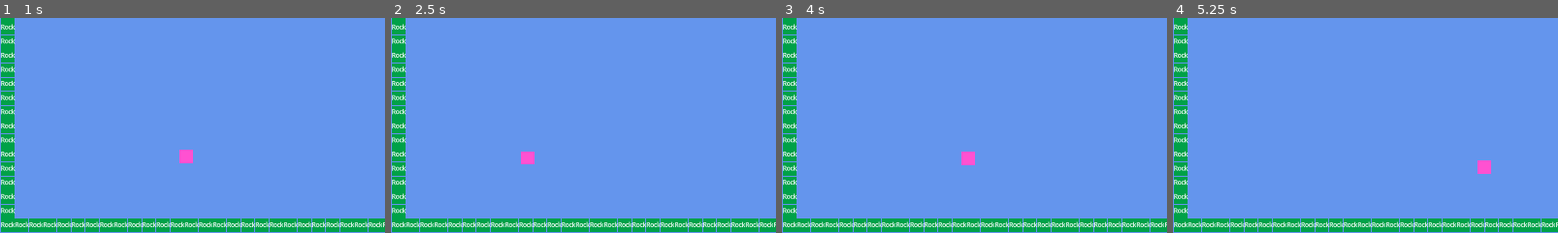
Above: before the commit, frames 1-4 (left to right).
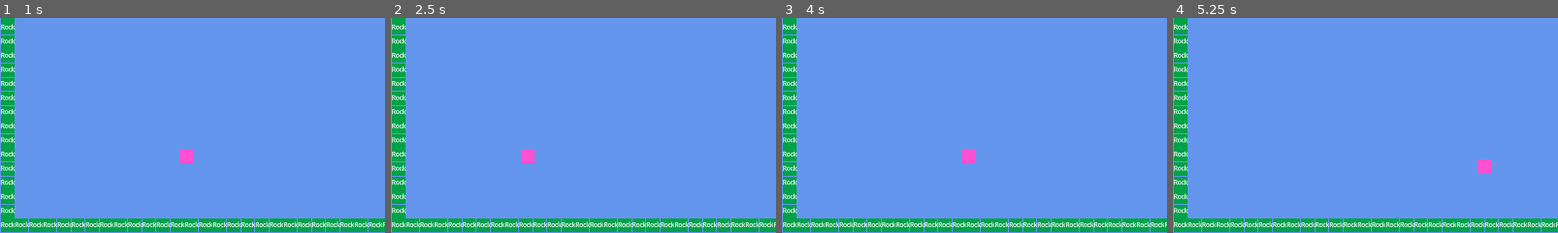
Above: after the commit, the same moments.

Repository: hpi-swa-lab/godot-pronto
Game: Godot game, scene res://prototypes/i2w1-terraria-gravity.tscn
Same seed, same stepped clock (60 frames per second), same inputs: the game is played once before the commit and once after it. The project has no main scene, so this scene is started directly.
Inputs (mouse positions are % of the whole screen's width and height, from its top left):
- Up to frame 1 (1 s): tap Enter (ui_accept) at 0.5, 0.77 s; move the mouse to (72, 44) at 0.52 s; hold Right (ui_right) from 0.53 s (still down); tap J at 0.6 s; click (72, 44) at 0.67 s
- Up to frame 2 (2.5 s): release Right (ui_right) at 1.25 s; drag from (30, 54) to (45, 70) at 1.27 s; tap Enter (ui_accept) at 2 s; move the mouse to (60, 27) at 2.02 s; hold Left (ui_left) from 2.03 s (still down); tap I at 2.1 s
- Up to frame 3 (4 s): release Left (ui_left) at 2.75 s; drag from (45, 70) to (20, 34) at 2.77 s; tap Enter (ui_accept) at 3.5, 3.77 s; move the mouse to (81, 65) at 3.52 s; hold Right (ui_right) from 3.53 s (still down); tap Tab at 3.6 s
- Up to frame 4 (5.25 s): release Right (ui_right) at 4.25 s; drag from (20, 34) to (35, 24) at 4.27 s; tap Enter (ui_accept) at 5 s; move the mouse to (55, 49) at 5.02 s; hold Right (ui_right) from 5.03 s (still down); tap J at 5.1 s; click (55, 49) at 5.17 s
The pictures show only the part of the screen within x 0-50%, y 50-100%; the shares and areas given below are measured in that part.

Frame 1 is identical in both runs. In frame 2, less than 0.1% of the frame differs, in the area x 33-38%, y 61-69%; in frame 3, less than 0.1%, in the area x 46-51%, y 61-69%; in frame 4, less than 0.1%.
Error before the commit: Parse Error: Expected end of statement after return statement, found ".." instead. (res://script-instances/1259480679.gd:5)

Commit message:
fix scene

Diff:
--- a/prototypes/i2w1-terraria-gravity.tscn
+++ b/prototypes/i2w1-terraria-gravity.tscn
@@ -1,29 +1,33 @@
-[gd_scene load_steps=11 format=3 uid="uid://cr0j2l321db0h"]
+[gd_scene load_steps=13 format=3 uid="uid://cr0j2l321db0h"]
 
 [ext_resource type="Script" path="res://addons/pronto/behaviors/Background.gd" id="1_pkw7y"]
 [ext_resource type="PackedScene" uid="uid://cmhx1qsp5lk13" path="res://prototypes/rock.tscn" id="2_ji8mk"]
 [ext_resource type="Script" path="res://addons/pronto/behaviors/Placeholder.gd" id="3_kcxei"]
 [ext_resource type="Script" path="res://addons/pronto/behaviors/PlatformerController.gd" id="4_7xx8l"]
 [ext_resource type="Script" path="res://addons/pronto/behaviors/State.gd" id="5_gcpat"]
+[ext_resource type="Script" path="res://addons/pronto/behaviors/Bind.gd" id="5_tvgu3"]
+[ext_resource type="Script" path="res://addons/pronto/helpers/SourceProp.gd" id="6_6ggmk"]
 [ext_resource type="Script" path="res://addons/pronto/helpers/Connection.gd" id="6_oc828"]
-[ext_resource type="Script" path="res://addons/pronto/behaviors/Clock.gd" id="7_hblxy"]
-[ext_resource type="Script" path="res://addons/pronto/behaviors/Watch.gd" id="8_nrtel"]
-
-[sub_resource type="Resource" id="Resource_culgm"]
+[ext_resource type="Script" path="res://addons/pronto/behaviors/Key.gd" id="7_fm8wo"]
+
+[sub_resource type="Resource" id="Resource_o3syl"]
+script = ExtResource("6_6ggmk")
+name = "gravity"
+from = NodePath("../../../State")
+prop = "gravity"
+
+[sub_resource type="Resource" id="Resource_bq3nv"]
+script = ExtResource("6_6ggmk")
+name = "gravity"
+from = NodePath("../../State")
+prop = "gravity"
+
+[sub_resource type="Resource" id="Resource_813yl"]
 script = ExtResource("6_oc828")
-signal_name = "changed"
-to = NodePath("../Player/PlatformerController")
-invoke = "@gravity_setter"
-arguments = ["return value"]
-only_if = "return prop == \"gravity_force\""
-expression = ""
-
-[sub_resource type="Resource" id="Resource_1m7bs"]
-script = ExtResource("6_oc828")
-signal_name = "elapsed"
+signal_name = "pressed"
 to = NodePath("../State")
 invoke = "put"
-arguments = ["return \"gravity_force\"", "return to.at(\"gravity_force\") + 10"]
+arguments = ["return \"gravity\"", "return to.at(\"gravity\") * -1.0"]
 only_if = "return true"
 expression = ""
 
@@ -534,21 +538,30 @@
 color = Color(1, 0.317647, 0.819608, 1)
 
 [node name="PlatformerController" type="Node2D" parent="Player"]
-position = Vector2(-21, 0)
+position = Vector2(26, 1)
 script = ExtResource("4_7xx8l")
+
+[node name="Bind" type="Node2D" parent="Player/PlatformerController"]
+position = Vector2(62, 1)
+script = ExtResource("5_tvgu3")
+from = Array[ExtResource("6_6ggmk")]([SubResource("Resource_o3syl")])
+to_prop = "gravity"
+convert = "return gravity"
+
+[node name="Bind" type="Node2D" parent="Player"]
+script = ExtResource("5_tvgu3")
+from = Array[ExtResource("6_6ggmk")]([SubResource("Resource_bq3nv")])
+to_prop = "up_direction"
+convert = "return Vector2.UP if gravity > 0 else Vector2.DOWN"
 
 [node name="State" type="Node2D" parent="."]
 position = Vector2(-65, 619)
 script = ExtResource("5_gcpat")
-metadata/gravity_force = 980.0
-metadata/pronto_connections = [SubResource("Resource_culgm")]
-
-[node name="Watch" type="Node2D" parent="State"]
-position = Vector2(211, -535)
-script = ExtResource("8_nrtel")
-
-[node name="Clock" type="Node2D" parent="."]
-position = Vector2(-63, 540)
-script = ExtResource("7_hblxy")
-trigger_interval_in_seconds = 1.0
-metadata/pronto_connections = [SubResource("Resource_1m7bs")]
+global = true
+metadata/gravity = 980.0
+
+[node name="Key" type="Node2D" parent="."]
+position = Vector2(-65, 542)
+script = ExtResource("7_fm8wo")
+key = "A"
+metadata/pronto_connections = [SubResource("Resource_813yl")]
